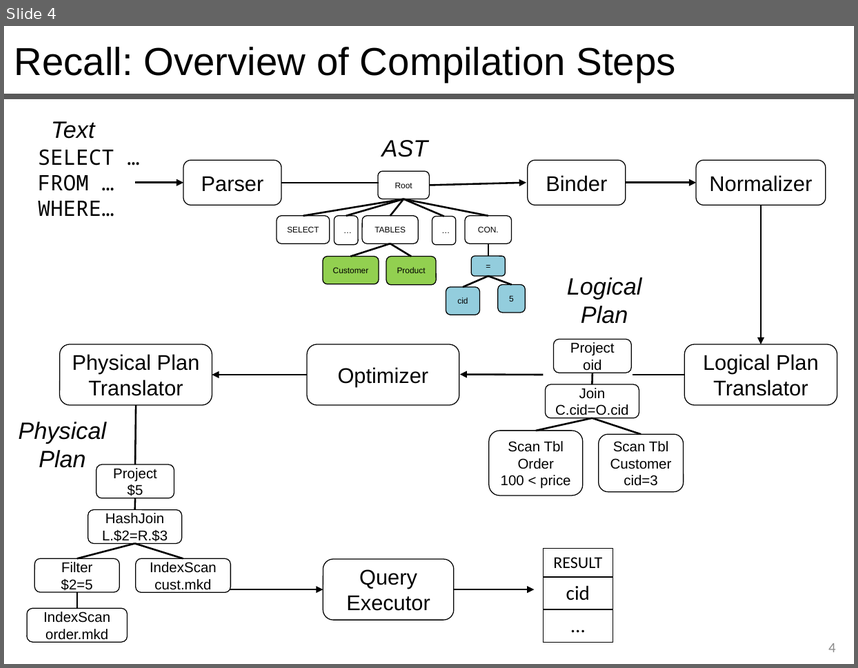
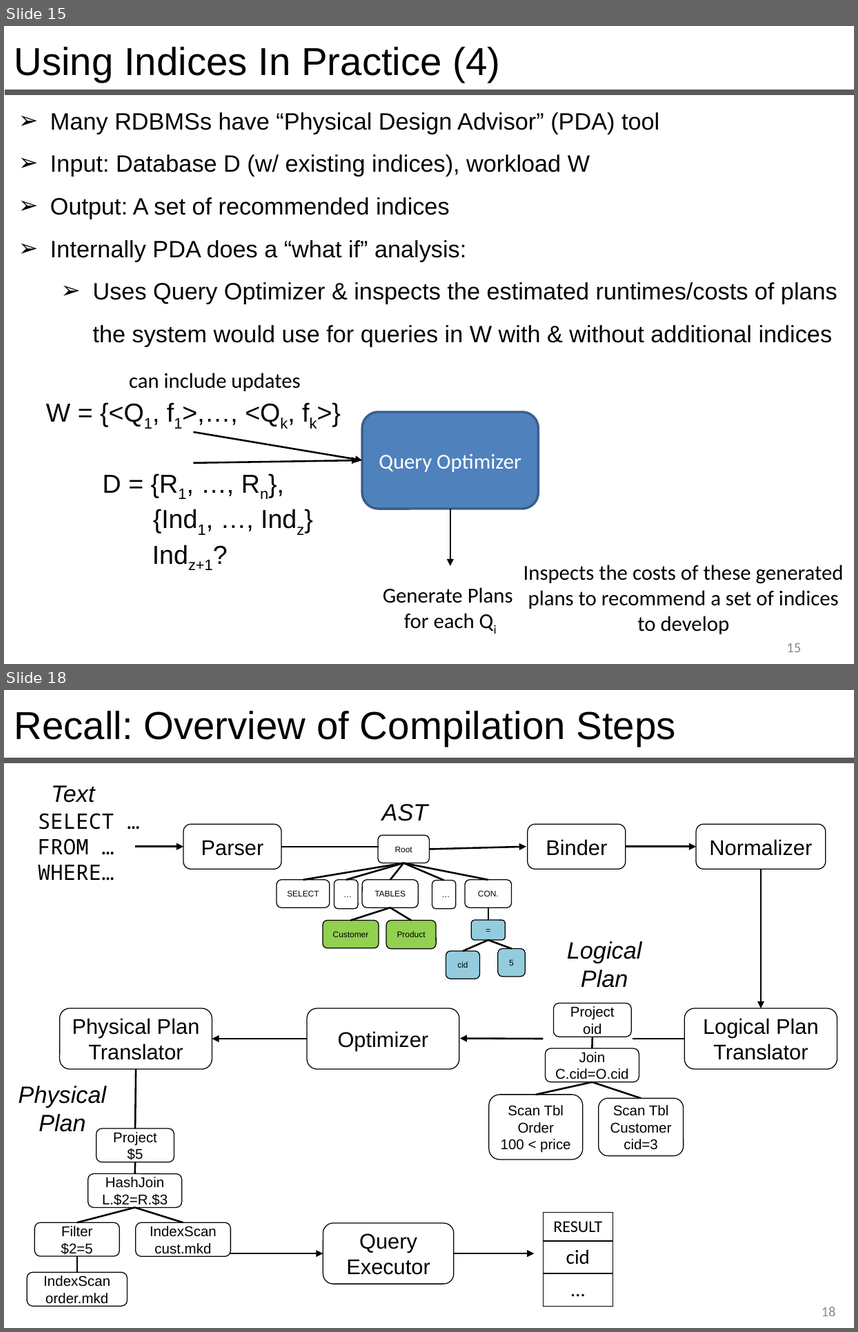
Before and after one commit to queryproc/slides, a slide deck: 13-14-query-processing.pptx. Shown one above the other, each under a label of ours: slide 4 before the commit, slides 15 and 18 after it; the slides between them are not shown. The pictures are 858x668 and 858x1332 pixels, drawn with LibreOffice and Linux fonts; fonts in the diff are those of the drawing. Boxes give left, top, right and bottom in pixels: in the first picture for what was removed or moved away, otherwise in the second. Text is boxed around its words. In the diff, an @@ line names an element or a change of style, - is before the commit and + after.

```diff
--- a/13-14-query-processing.pptx
+++ b/13-14-query-processing.pptx
@@ slide 15 added at (x1=4, y1=26, x2=854, y2=664), background #FFFFFF @@
@@ text added at (x1=14, y1=47, x2=501, y2=82), 33 pt, text #000000 @@
+Using Indices In Practice (4)
@@ line added from (4, 92) to (854, 92), #595959 4.5 pt @@
@@ text added at (x1=50, y1=112, x2=838, y2=346), 20 pt, text #000000 @@
+➢ Many RDBMSs have “Physical Design Advisor” (PDA) tool
+➢ Input: Database D (w/ existing indices), workload W
+➢ Output: A set of recommended indices
+➢ Internally PDA does a “what if” analysis:
+  ➢ Uses Query Optimizer & inspects the estimated runtimes/costs of plans the system would use for queries in W with & without additional indices
@@ text added at (x1=129, y1=372, x2=300, y2=391), 18 pt, text #000000 @@
+can include updates
@@ text added at (x1=46, y1=403, x2=70, y2=421), 22 pt, text #000000 @@
+W = {<Q1, f1>,…, <Qk, fk>}
@@ rounded rectangle added at (x1=362, y1=412, x2=538, y2=509), fill #4F81BD, outline #3A5F8C 2 pt, 18 pt, text #FFFFFF @@
+Query Optimizer
@@ arrow added from (194, 432) to (362, 461), #000000 1.5 pt @@
@@ text added at (x1=103, y1=474, x2=186, y2=499), 22 pt, text #000000 @@
+D = {R1, …, Rn},
+{Ind1, …, Indz}
+Indz+1?
@@ arrow added from (194, 463) to (359, 461), #000000 1.5 pt @@
@@ arrow added from (450, 508) to (450, 566), #000000 1.5 pt @@
@@ text added at (x1=524, y1=564, x2=844, y2=634), 18 pt, text #000000 @@
+Inspects the costs of these generated plans to recommend a set of indices to develop
@@ text added at (x1=383, y1=587, x2=513, y2=628), 18 pt, text #000000 @@
+Generate Plans for each Qi
@@ page number added at (x1=786, y1=643, x2=801, y2=652), 12 pt, text #8C8C8C @@
+15
@@ what was slide 4 is now slide 18 @@
@@ page number at (x1=822, y1=1306, x2=836, y2=1316): text changed @@
-4
+18
```
Also in this commit, not shown: 8 slides changed, 13 other slides added, 1 other file.
